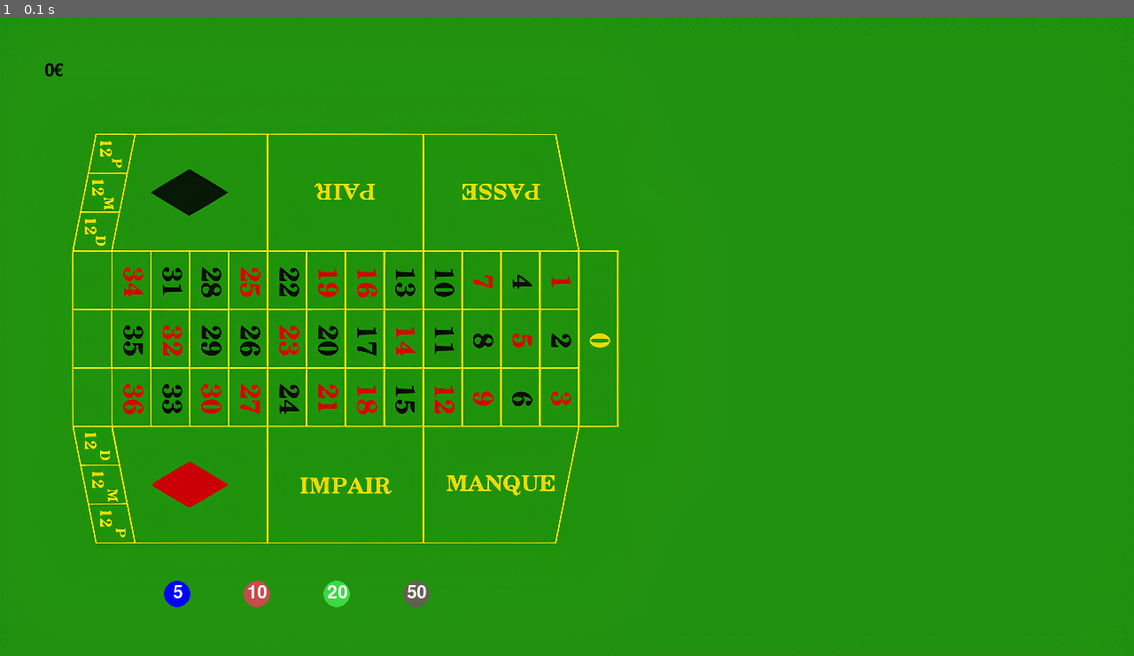
Above: before the commit, frame 1.
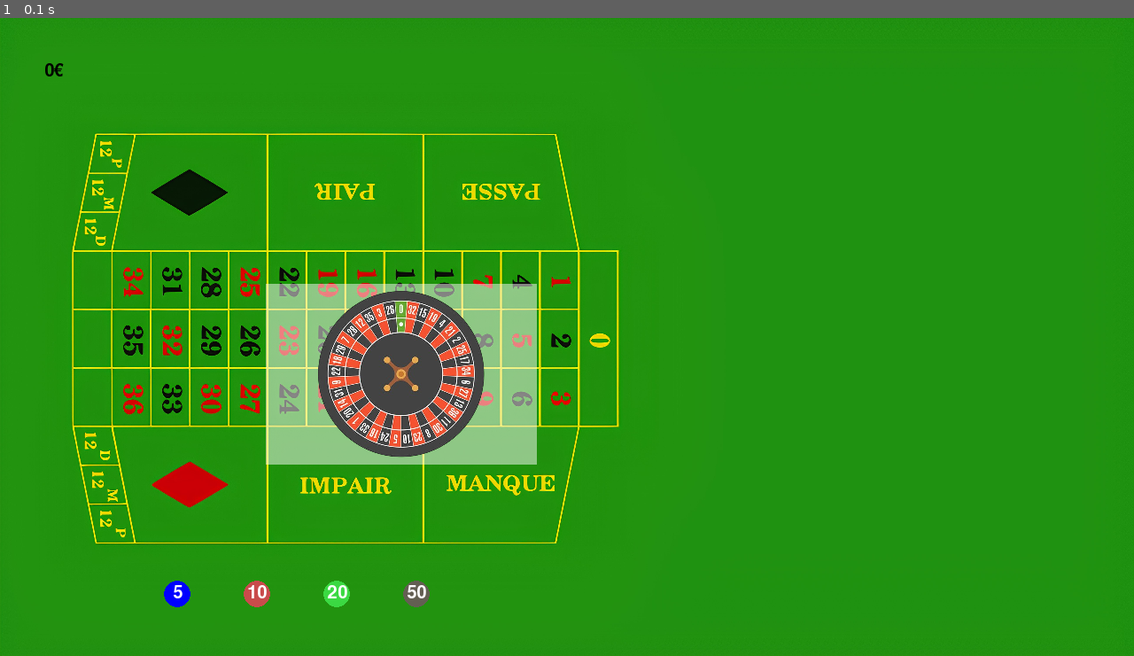
Above: after the commit, the same moment.

Repository: nelledge/roulette
Game: pygame game, started from main.py
The game is run twice, just before and just after one commit, with the same random seed, the same clock (stepped at 60 frames per second) and the same inputs.
Inputs:
- Up to frame 1 (0.1 s): no input

The runs differ from the first frame. In frame 1, 6.8% of the frame differs, in the area x 23-48%, y 41-70%.

Commit message:
starting to add the roulette

Diff:
--- a/funktions.py
+++ b/funktions.py
@@ -109,3 +109,6 @@
     font = pygame.font.SysFont(None, 30)
     text_surface = font.render((f"{amount}€"), True, BLACK)
     screen.blit(text_surface, (50, 50))
+
+def routating_roulette ():
+    pass
--- a/main.py
+++ b/main.py
@@ -11,6 +11,11 @@
 background = pygame.transform.scale(background,
                                    (background.get_width()/6,
                                     background.get_height()/6))
+
+image_roulette = pygame.image.load("pictures/wheel.png").convert_alpha()
+image_roulette = pygame.transform.scale(image_roulette,
+                                    (image_roulette.get_width()/2,
+                                     image_roulette.get_height()/2))
 
 # Backround
 img_w = background.get_width()
@@ -67,6 +72,7 @@
         mouse_pos = pygame.mouse.get_pos()
 
         screen.blit(background, (0,0))
+        screen.blit(image_roulette, (300, 300))
 
         #Drawing the Chips
         draw_chips(blue_chip_coordinates_color)
--- /dev/null
+++ b/test.py
@@ -0,0 +1,41 @@
+import pygame
+import sys
+import math
+
+pygame.init()
+
+# Window
+screen = pygame.display.set_mode((800, 600))
+clock = pygame.time.Clock()
+
+# Load image (must have transparency)
+image = pygame.image.load("pictures/wheel.png").convert_alpha()
+
+# Start angle
+angle = 0
+
+# Center position where the image should rotate around
+pos = (400, 300)
+
+running = True
+while running:
+    for event in pygame.event.get():
+        if event.type == pygame.QUIT:
+            pygame.quit()
+            sys.exit()
+
+    # Increase rotation angle
+    angle += 2  # degrees per frame
+
+    # Rotate the image
+    rotated = pygame.transform.rotate(image, angle)
+
+    # Get a rect and center it at the desired position
+    rect = rotated.get_rect(center=pos)
+
+    # Draw
+    # screen.fill((255, 255, 255))
+    screen.blit(rotated, rect)
+
+    pygame.display.update()
+    clock.tick(60)
Binary file added: pictures/wheel.png
Renamed: pictures/wheel.jpg -> pictures/wheel2.jpg
